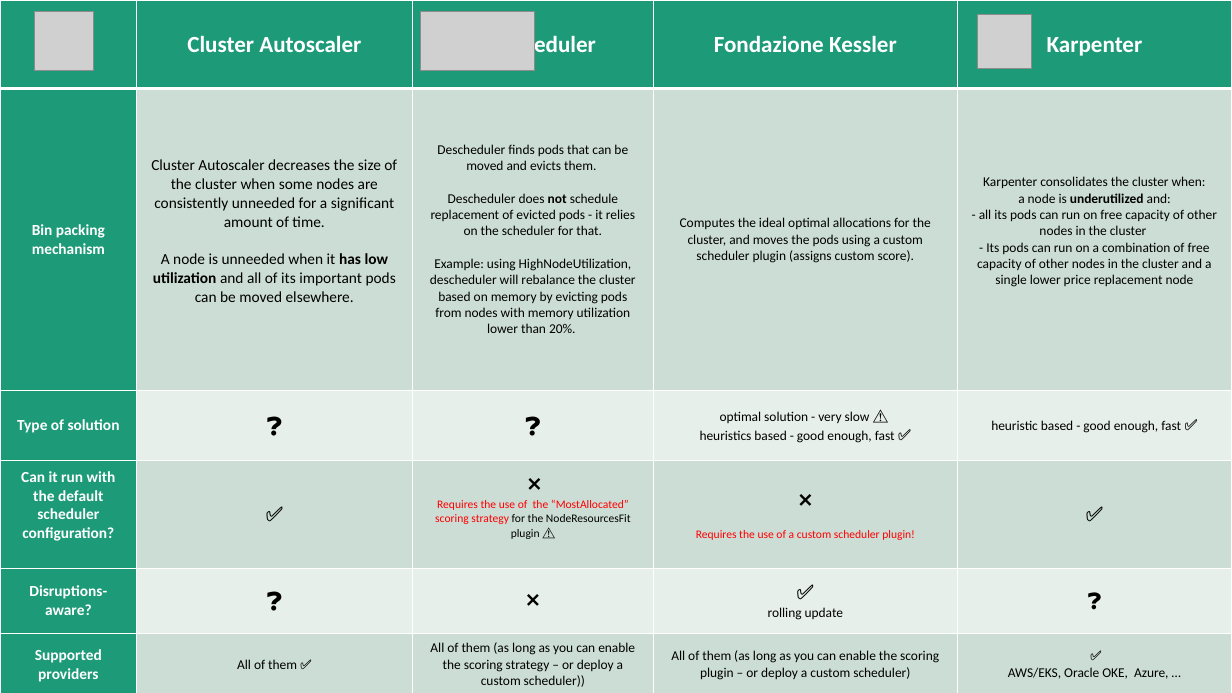
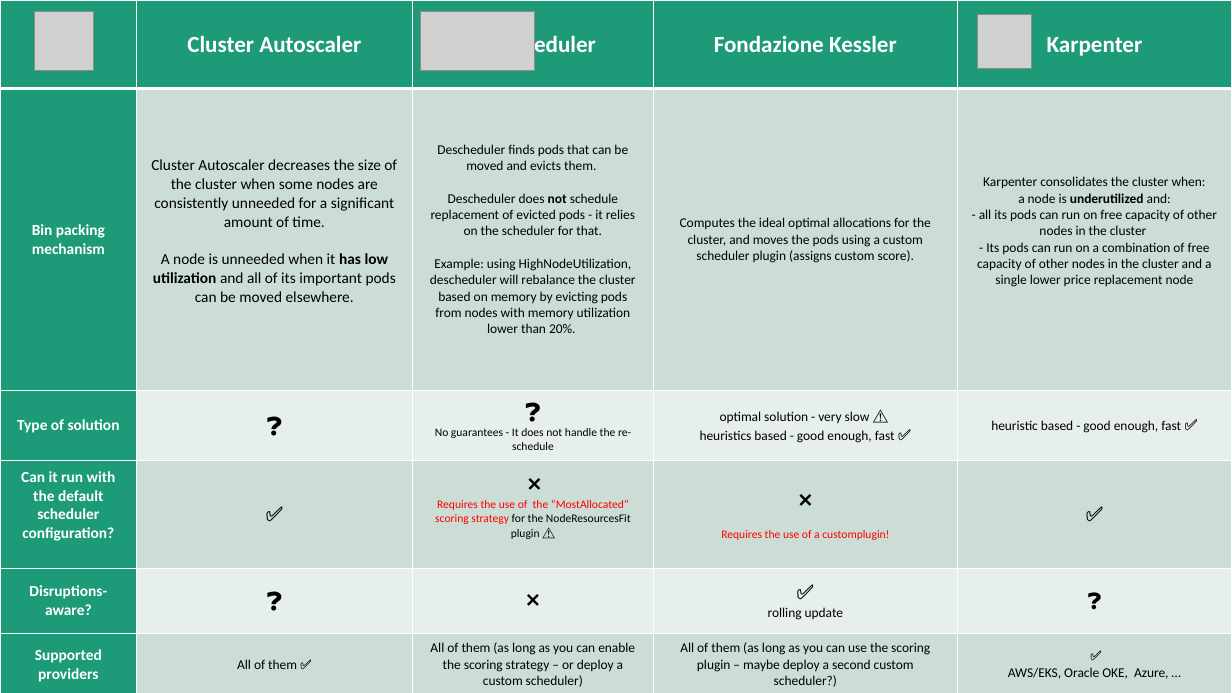
Before and after one commit to andreabuon/podtetris, a slide deck: slide 1 of notes/tools/tools-comparison.pptx. Drawn at 1232x693 pixels with LibreOffice and Linux fonts; fonts in the diff are those of the drawing; grey boxes stand for pictures. Boxes give left, top, right and bottom in pixels: in the first picture for what was removed or moved away, otherwise in the second. Text is boxed around its words. In the diff, an @@ line names an element or a change of style, - is before the commit and + after.

Commit message:
fix(docs): update tools comparison image and presentation

```diff
--- a/notes/tools/tools-comparison.pptx
+++ b/notes/tools/tools-comparison.pptx
@@ table at [0,0,1231,693] @@
-row 3, column 3: ❓
+row 3, column 3: ❓ / No guarantees - It does not handle the re-schedule
-row 4, column 4: ❌ / Requires the use of a custom scheduler plugin!
+row 4, column 4: ❌ / Requires the use of a customplugin!
-row 6, column 3: All of them (as long as you can enable the scoring strategy – or deploy a custom scheduler))
+row 6, column 3: All of them (as long as you can enable the scoring strategy – or deploy a custom scheduler)
-row 6, column 4: All of them (as long as you can enable the scoring plugin – or deploy a custom scheduler)
+row 6, column 4: All of them (as long as you can use the scoring plugin – maybe deploy a second custom scheduler?)
```
Also in this commit, not shown: 1 other file.
